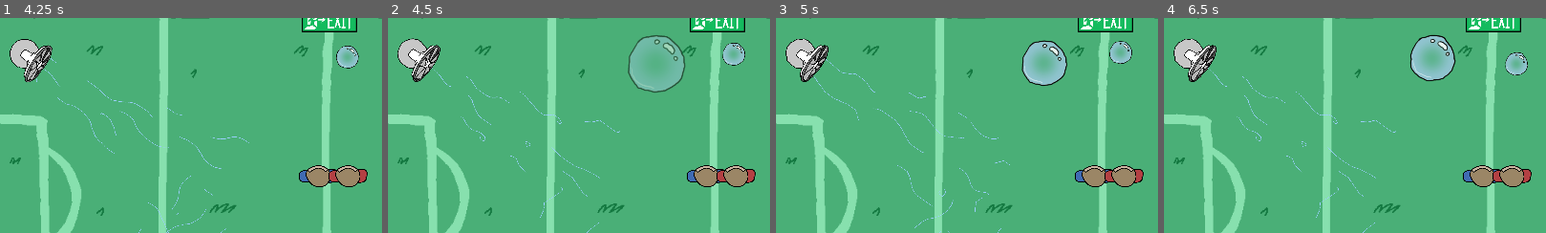
Above: before the commit, frames 1-4 (left to right).
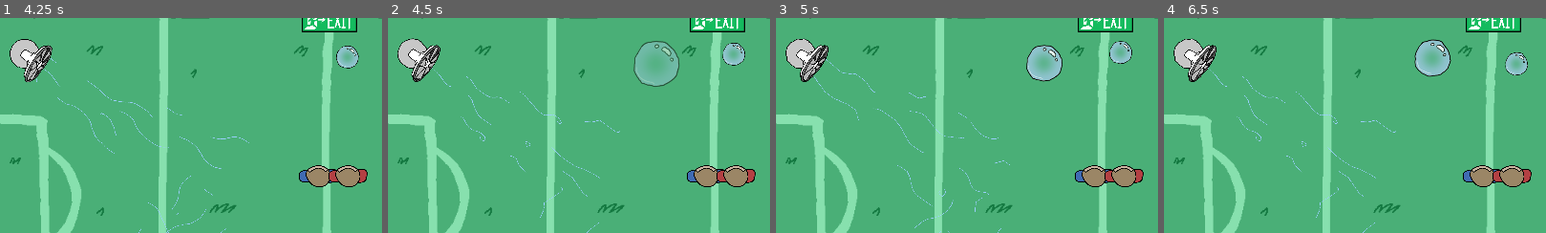
Above: after the commit, the same moments.

Repository: Calandir/ggj-2025
Game: Godot game, scene res://Scenes/menu.tscn
Two runs of this game, one before a commit and one after it. Both use one fixed random seed, a clock stepped at 60 frames per second and the inputs below. Sound files missing from this copy of the repository are replaced by a short silence.
Inputs (mouse positions are % of the whole screen's width and height, from its top left):
- Up to frame 1 (4.25 s): click (80, 82) at 0.52 s; type "Alex" at 0.6 s; click (80, 69) at 0.75 s; type "Alex" at 0.83 s; click "START" at 1.25 s; tap R (p0_spawn_bubble) at 2.1, 3.6 s; tap . (p1_spawn_bubble) at 2.85 s
- Up to frame 2 (4.5 s): tap . (p1_spawn_bubble) at 4.35 s
- Up to frame 3 (5 s): no input
- Up to frame 4 (6.5 s): tap R (p0_spawn_bubble) at 5.1 s; tap . (p1_spawn_bubble) at 5.85 s
The pictures show only the part of the screen within x 8-58%, y 11-61%; the shares and areas given below are measured in that part.

Frame 1 is identical in both runs. In frame 2, 1.6% of the frame differs, in the area x 62-78%, y 8-35%; in frame 3, 1.0%; in frame 4, 1.1%.

Commit message:
Shrink normal bubbles, parent bubbles differently

Diff:
--- a/Scripts/bubble_spawner.gd
+++ b/Scripts/bubble_spawner.gd
@@ -67,7 +67,9 @@
 	else:
 		new_bubble.point_value = 2
 		new_bubble.mass = 0.15
+		for child in new_bubble.get_children():
+			child.scale = Vector2(0.8, 0.8)
 
-	add_child(new_bubble)
+	get_parent().add_child(new_bubble)
 
 	$AudioStreamPlayer2D.play()
